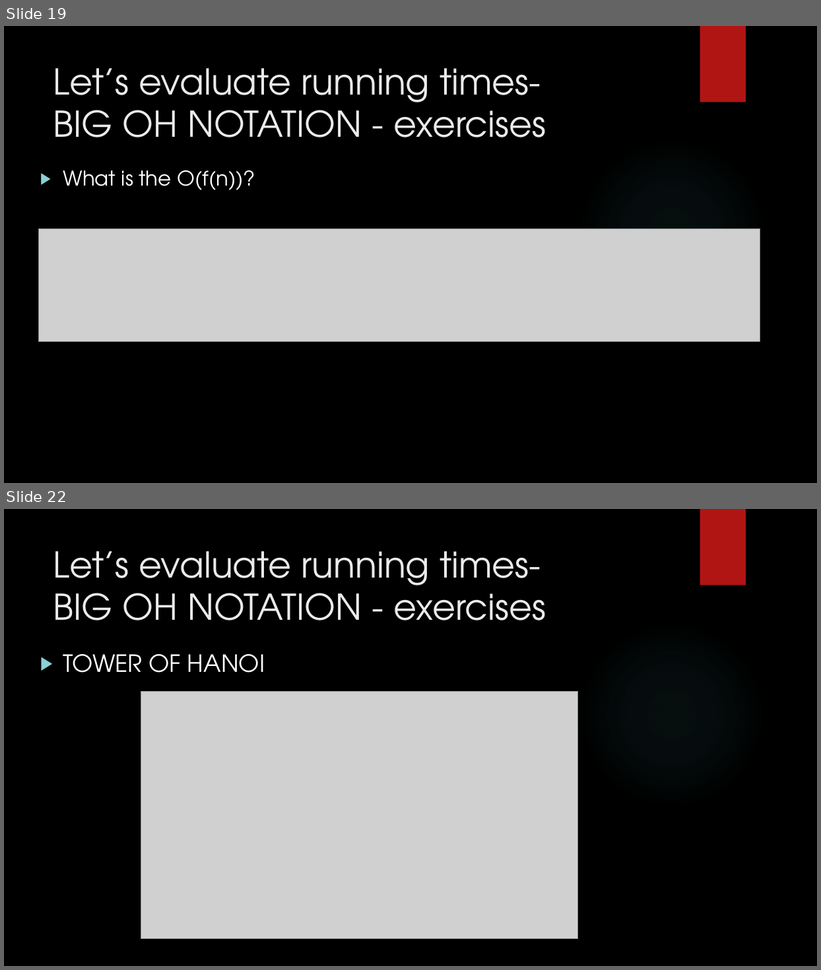
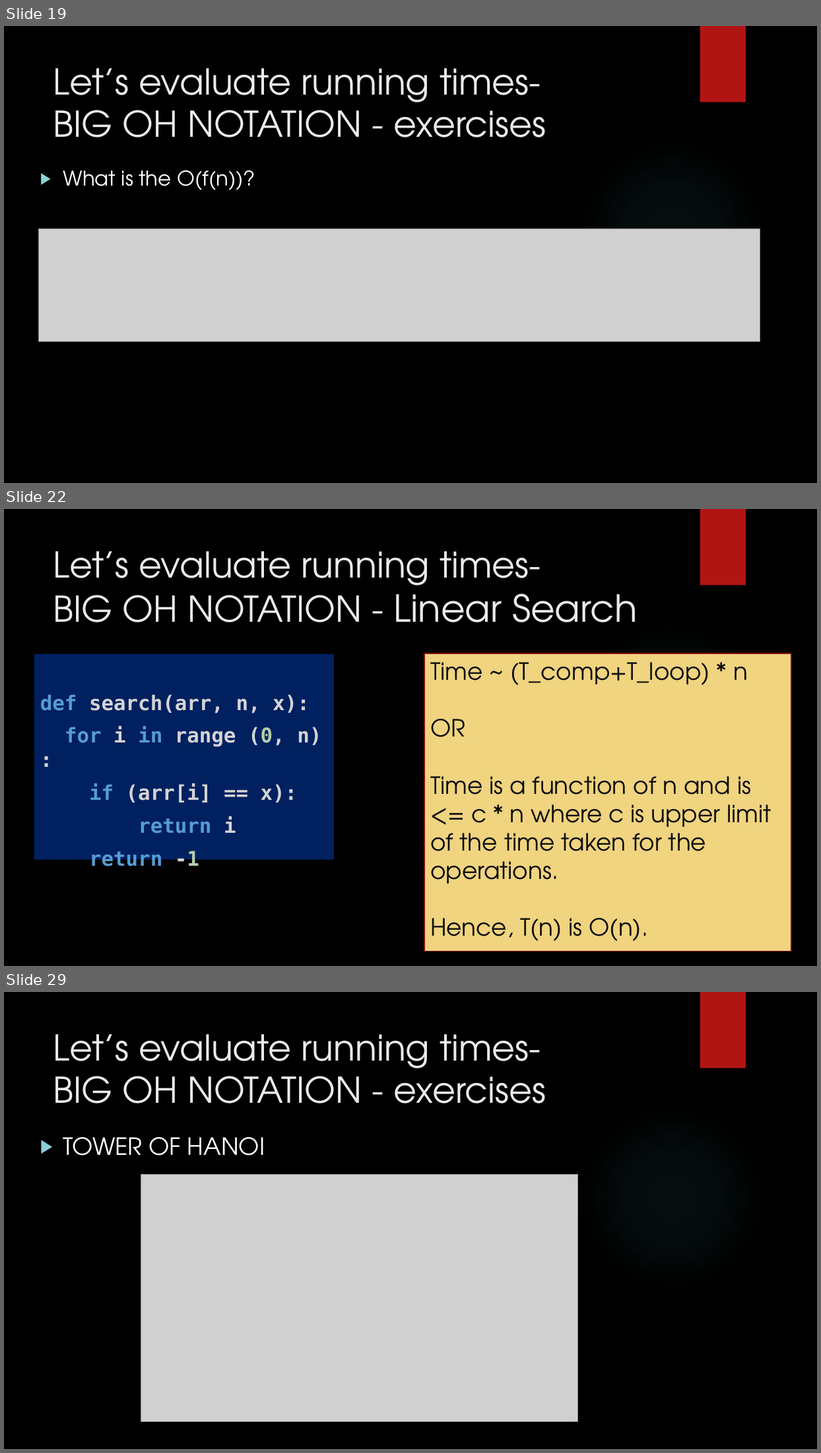
Before and after one commit to AthletiCoder/SPW, a slide deck: Lecture11/Teaching Presentation.pptx. Shown one above the other, each under a label of ours: slides 19 and 22 before the commit, slides 19, 22 and 29 after it; the slides between them are not shown. The pictures are 821x970 and 821x1453 pixels, drawn with LibreOffice and Linux fonts; fonts in the diff are those of the drawing; grey boxes stand for pictures; background and template pictures are left out. Boxes give left, top, right and bottom in pixels: in the first picture for what was removed or moved away, otherwise in the second. Text is boxed around its words. In the diff, an @@ line names an element or a change of style, - is before the commit and + after.

```diff
--- a/Lecture11/Teaching Presentation.pptx
+++ b/Lecture11/Teaching Presentation.pptx
@@ slide 22 added at box(4, 509, 817, 966), background picture (left out); not listed: 2 template elements that a slide beside it also shows @@
@@ title added at box(54, 551, 638, 623), 42 pt, text #EBEBEB @@
+Let’s evaluate running times-
+BIG OH NOTATION - Linear Search
@@ text added at box(34, 654, 333, 860), fill #002060, 24 pt, text #D4D4D4, bold @@
+def search(arr, n, x):
+for i in range (0, n):
+if (arr[i] == x):
+return i
+return -1
@@ rectangle added at box(424, 654, 791, 952), fill #F0D47F, outline #82100E 1.5 pt, 28 pt, text #0D0D0D @@
+Time ~ (T_comp+T_loop) * n
+OR
+Time is a function of n and is <= c * n where c is upper limit of the time taken for the operations.
+Hence, T(n) is O(n).
@@ what was slide 22 is now slide 29 @@
```
Also in this commit, not shown: 3 slides changed, 12 other slides added, 5 other files.
